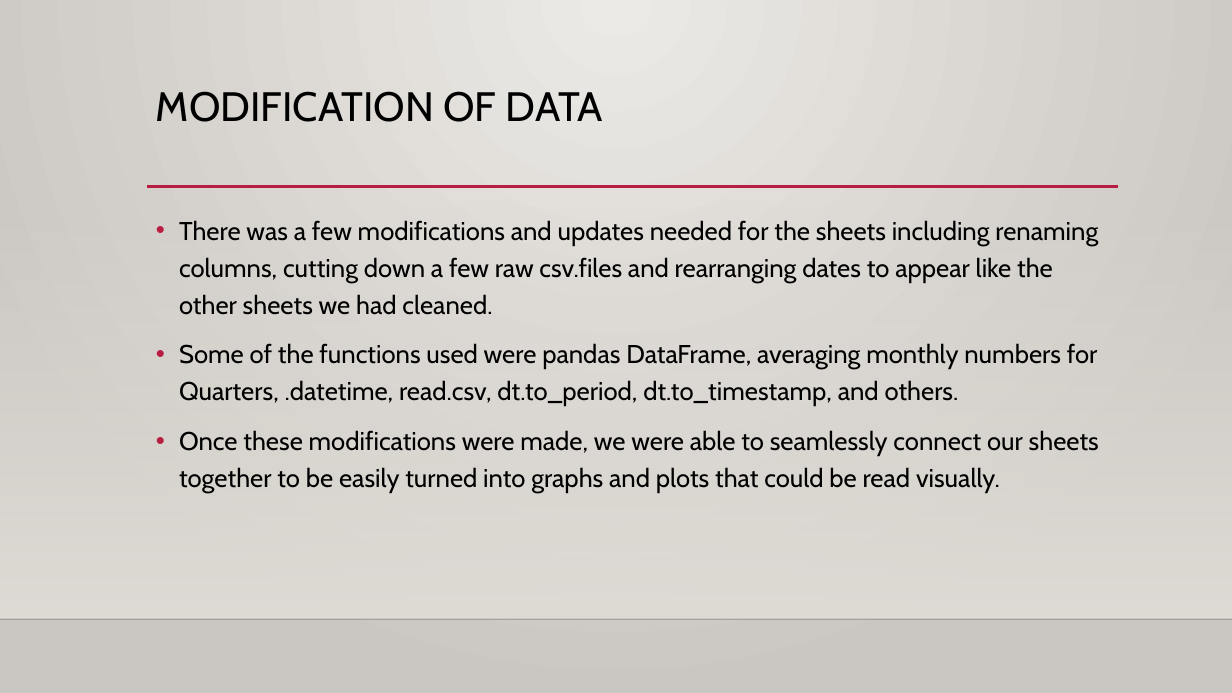
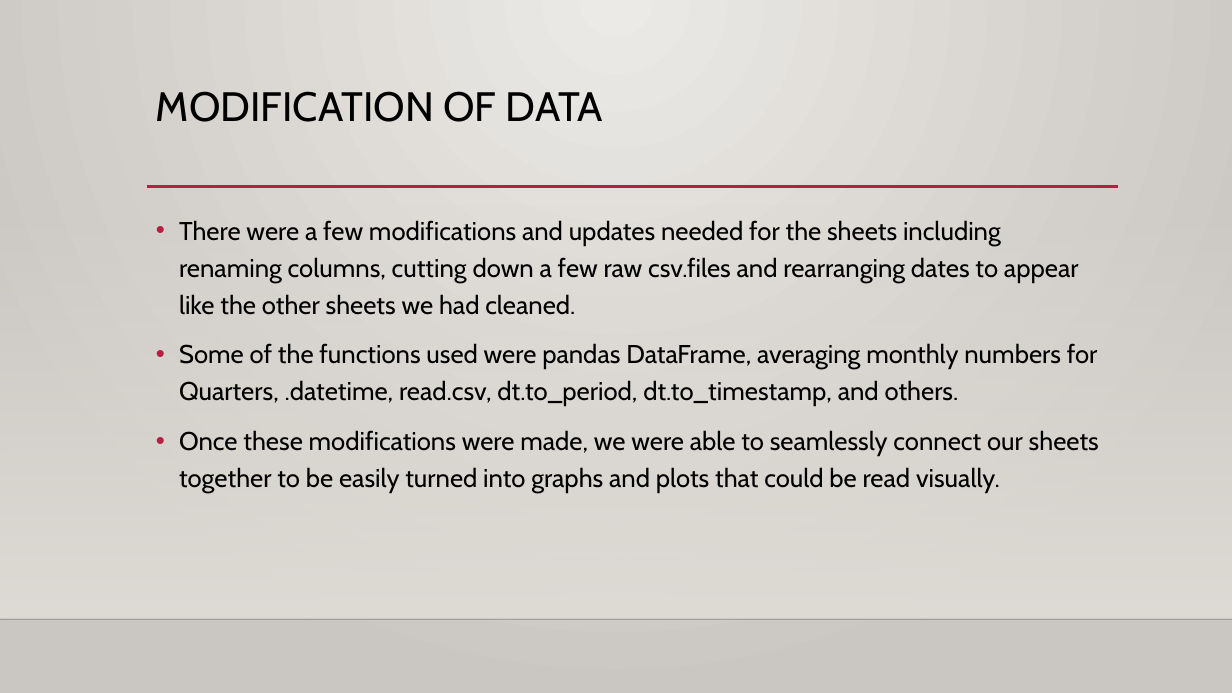
Before and after one commit to GitItDren/Python-Project-CMD-, a slide deck: slide 7 of Python Project(Team CMD).pptx (slide 6 before the commit). Drawn at 1232x693 pixels with LibreOffice and Linux fonts; fonts in the diff are those of the drawing; background and template pictures are left out. Boxes give left, top, right and bottom in pixels: in the first picture for what was removed or moved away, otherwise in the second. Text is boxed around its words. In the diff, an @@ line names an element or a change of style, - is before the commit and + after.

Commit message:
Add files via upload
Added a slide to describe the cleaning and merging processes
Modified other slides to clarify central theme of project

```diff
--- a/Python Project(Team CMD).pptx
+++ b/Python Project(Team CMD).pptx
@@ text at (179,220,1079,315): text changed @@
-• There was a few modifications and updates needed for the sheets including renaming columns, cutting down a few raw csv.files and rearranging dates to appear like the other sheets we had cleaned.
+• There were a few modifications and updates needed for the sheets including renaming columns, cutting down a few raw csv.files and rearranging dates to appear like the other sheets we had cleaned.
```
Also in this commit, not shown: 5 other slides changed, 1 slide added.
